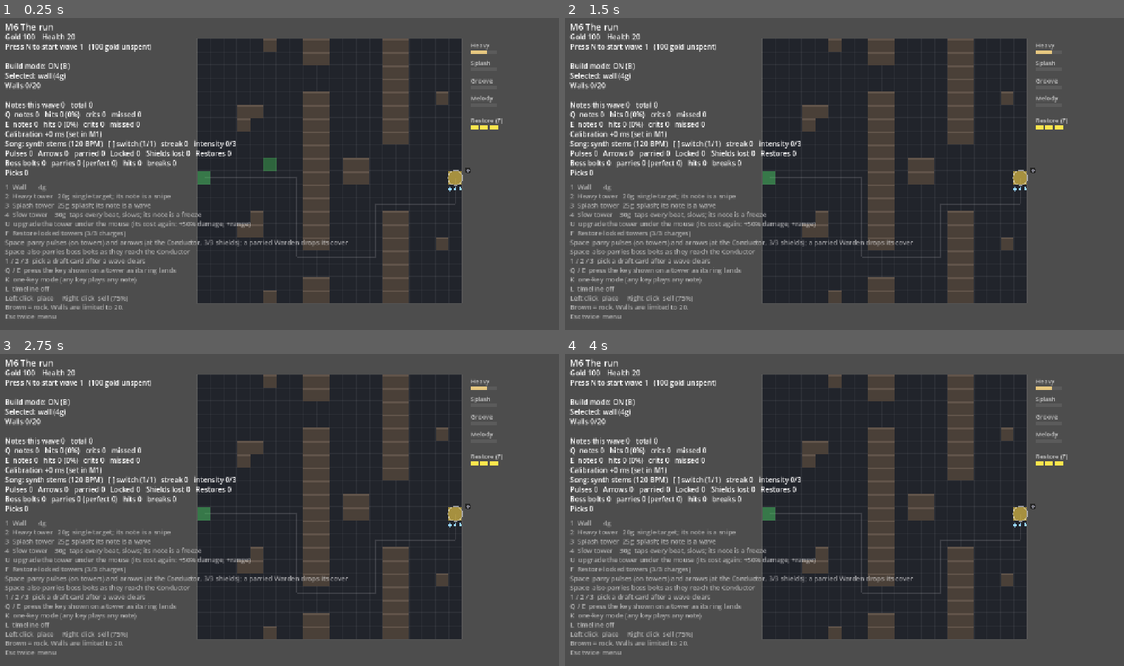
Above: before the commit, frames 1-4 (two rows, left to right).
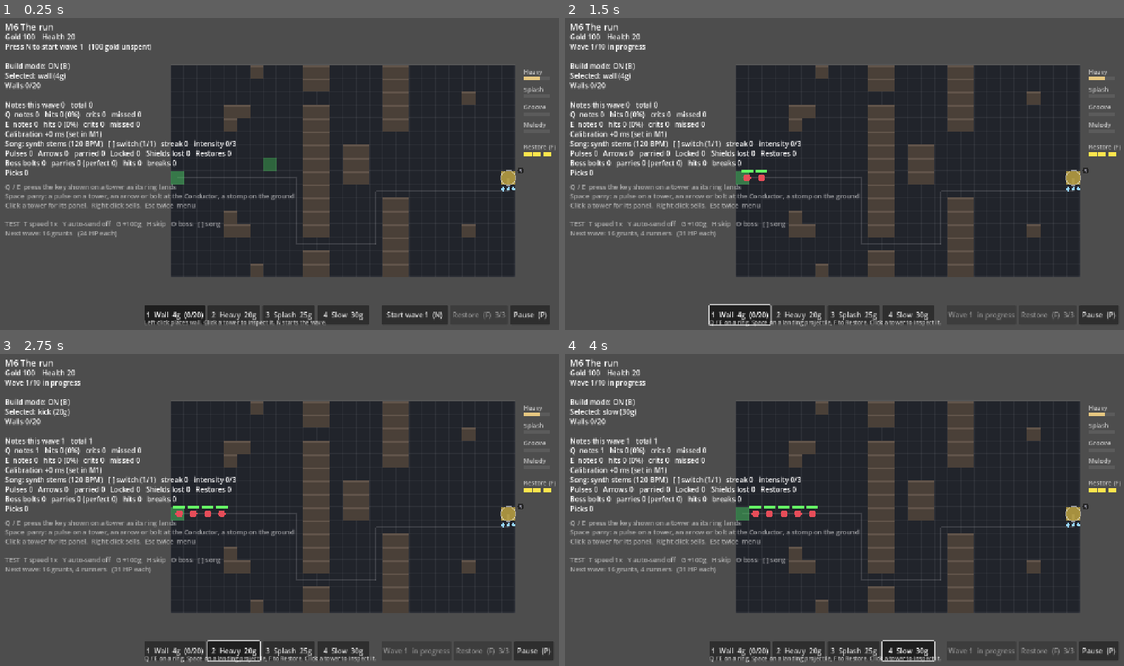
Above: after the commit, the same moments.

Repository: jaredmichaelbench/Goobr-td
Game: Godot game, scene res://m6_run.tscn
The game is run twice, just before and just after one commit, with the same random seed, the same clock (stepped at 60 frames per second) and the same inputs. This scene is started directly instead of the project's main scene.
Inputs (mouse positions are in pixels of both pictures, inside the frame that each line leads up to):
- Up to frame 1 (0.25 s): no input
- Up to frame 2 (1.5 s): click (978, 314) at 0.5 s, where only the run after the commit has a clickable "Start wave 1 (N)"; click (738, 314) at 1.25 s, where only the run after the commit has a clickable "1 Wall 4g (0/20)"
- Up to frame 3 (2.75 s): click (234, 650) at 2 s, where only the run after the commit has a clickable "2 Heavy 20g"
- Up to frame 4 (4 s): click (855, 650) at 2.75 s, where only the run after the commit has a clickable "3 Splash 25g"; click (905, 650) at 3.5 s, where only the run after the commit has a clickable "4 Slow 30g"

The runs differ from the first frame. In frame 1, 26% of the frame differs, in the area x 0-100%, y 6-99%; in frame 2, 26%; in frame 3, 26%; in frame 4, 26%.

Commit message:
M6c: the clickable layer, pause, and a 26x16 landscape board
- HUD CanvasLayer built in code (game/scripts/hud.gd): build bar with
  costs, Start wave, Restore, Pause; click a tower for its panel with
  Upgrade and Sell; draft cards and win/lose screens as buttons. Keys
  still do everything.
- P pauses. BeatClock holds the paused song time itself and re-syncs on
  unpause (stream_paused is dropped by a player with no live playback).
- Grid 26x16, spawn left, goal right, rock map redrawn; hud_left for the
  status column. Help lines hide while a panel is open; the drawn end
  line is gone in M6.
- Docs: D-0036 (UI layer), D-0037 proposed (classic fixed TD camera with
  a slight tilt, 3D, landscape maps, binding at the sim/view split),
  art-direction note, progression review draft, README M6 v2,
  M6-results, tasks (T-021), vision v0.10, backlog, plan.

Co-Authored-By: Claude Fable 5.1 <noreply@anthropic.com>
Claude-Session: https://claude.ai/code/session_01L92Fzbf8i6vmMnAej33eyX

Diff:
--- a/game/scripts/beat_clock.gd
+++ b/game/scripts/beat_clock.gd
@@ -23,6 +23,8 @@
 var _last_raw_pos := 0.0
 var _last_beat := -1
 var _loop_lengths: Array[float] = []  # Every length the reported position can wrap at.
+var _paused := false
+var _paused_time := 0.0  # Song time held while paused.
 
 
 func _ready() -> void:
@@ -52,7 +54,37 @@
 		start()
 
 
+## Pause holds the audio and the song time, so everything timed off it holds
+## too. The time is held here as well as in the audio player, because a player
+## with no live playback (headless, or a stream that stopped) does not keep
+## the pause flag, and song time must not drift while paused.
+func set_paused(paused: bool) -> void:
+	if paused == _paused:
+		return
+	if paused:
+		_paused_time = song_time()
+		_paused = true
+		_player.stream_paused = true
+	else:
+		_player.stream_paused = false
+		_paused = false
+		if _player.playing:
+			var raw := _player.get_playback_position()
+			_offset = _paused_time - raw
+			_last_raw_pos = raw
+		else:
+			_offset = _paused_time
+			_last_raw_pos = 0.0
+			_player.play()
+
+
+func is_paused() -> bool:
+	return _paused
+
+
 ## Mutes only the click (stem 0).
+
+
 func set_muted(muted: bool) -> void:
 	_click_muted = muted
 	_sync.set_sync_stream_volume(0, -80.0 if muted else 0.0)
@@ -107,6 +139,8 @@
 ## stream loops, which with a real song is the song's length rather than one
 ## bar, so on a wrap we add the loop length that best matches where it was.
 func song_time() -> float:
+	if _paused:
+		return _paused_time
 	if not _player.playing:
 		if _last_raw_pos > 0.0:
 			# The stream stopped on its own. Keep the time and carry on.
--- /dev/null
+++ b/game/scripts/hud.gd
@@ -0,0 +1,254 @@
+class_name Hud
+extends CanvasLayer
+## M6c: the clickable layer (D-0036). Plain Godot Controls built in code, on
+## top of the drawn board. Build bar at the bottom, tower panel at the left,
+## draft cards and the run screen in the middle. Keys still work for all of it.
+
+var game: Node2D
+var build_buttons := {}  # type -> Button
+var wave_button: Button
+var restore_button: Button
+var pause_button: Button
+var panel: PanelContainer
+var panel_title: Label
+var panel_body: Label
+var upgrade_button: Button
+var sell_button: Button
+var draft_box: CenterContainer
+var draft_title: Label
+var draft_buttons: Array[Button] = []
+var end_box: CenterContainer
+var end_title: Label
+var end_body: Label
+var endless_button: Button
+var tip: Label
+var _bar: HBoxContainer
+
+
+func _init(target: Node2D) -> void:
+	game = target
+	layer = 5
+
+
+func _ready() -> void:
+	# Build bar.
+	var bar := HBoxContainer.new()
+	bar.name = "BuildBar"
+	bar.add_theme_constant_override("separation", 6)
+	add_child(bar)
+	_bar = bar
+	for type in game.builds:
+		var b := Button.new()
+		b.custom_minimum_size = Vector2(118, 44)
+		b.toggle_mode = true
+		b.pressed.connect(func(): game.selected = type; game.build_mode = true; _refresh())
+		bar.add_child(b)
+		build_buttons[type] = b
+	var gap := Control.new()
+	gap.custom_minimum_size = Vector2(16, 1)
+	bar.add_child(gap)
+	wave_button = _button(bar, Vector2(150, 44), func(): game.start_wave())
+	restore_button = _button(bar, Vector2(130, 44), func(): game._press_restore())
+	pause_button = _button(bar, Vector2(90, 44), func(): game.toggle_pause())
+
+	# Tower panel.
+	panel = PanelContainer.new()
+	panel.custom_minimum_size = Vector2(330, 0)
+	add_child(panel)
+	var vb := VBoxContainer.new()
+	panel.add_child(vb)
+	panel_title = Label.new()
+	panel_title.add_theme_font_size_override("font_size", 18)
+	vb.add_child(panel_title)
+	panel_body = Label.new()
+	panel_body.autowrap_mode = TextServer.AUTOWRAP_WORD_SMART
+	panel_body.custom_minimum_size = Vector2(310, 0)
+	vb.add_child(panel_body)
+	var row := HBoxContainer.new()
+	row.add_theme_constant_override("separation", 8)
+	vb.add_child(row)
+	upgrade_button = _button(row, Vector2(140, 36), func(): game.upgrade(game.selected_cell))
+	sell_button = _button(row, Vector2(120, 36), func(): game.sell(game.selected_cell))
+
+	# Draft.
+	draft_box = CenterContainer.new()
+	draft_box.set_anchors_and_offsets_preset(Control.PRESET_FULL_RECT)
+	draft_box.mouse_filter = Control.MOUSE_FILTER_IGNORE
+	add_child(draft_box)
+	var dp := PanelContainer.new()
+	draft_box.add_child(dp)
+	var dv := VBoxContainer.new()
+	dv.add_theme_constant_override("separation", 10)
+	dp.add_child(dv)
+	draft_title = Label.new()
+	draft_title.add_theme_font_size_override("font_size", 18)
+	draft_title.add_theme_color_override("font_color", Color(1.0, 0.9, 0.3))
+	dv.add_child(draft_title)
+	var cards := HBoxContainer.new()
+	cards.add_theme_constant_override("separation", 12)
+	dv.add_child(cards)
+	for i in 3:
+		var b := Button.new()
+		b.custom_minimum_size = Vector2(230, 170)
+		b.alignment = HORIZONTAL_ALIGNMENT_LEFT
+		b.autowrap_mode = TextServer.AUTOWRAP_WORD_SMART
+		b.text_overrun_behavior = TextServer.OVERRUN_NO_TRIMMING
+		b.pressed.connect(func(): game._pick(i))
+		cards.add_child(b)
+		draft_buttons.append(b)
+
+	# Run over.
+	end_box = CenterContainer.new()
+	end_box.set_anchors_and_offsets_preset(Control.PRESET_FULL_RECT)
+	end_box.mouse_filter = Control.MOUSE_FILTER_IGNORE
+	add_child(end_box)
+	var ep := PanelContainer.new()
+	end_box.add_child(ep)
+	var ev := VBoxContainer.new()
+	ev.add_theme_constant_override("separation", 8)
+	ep.add_child(ev)
+	end_title = Label.new()
+	end_title.add_theme_font_size_override("font_size", 22)
+	ev.add_child(end_title)
+	end_body = Label.new()
+	end_body.custom_minimum_size = Vector2(640, 0)
+	end_body.autowrap_mode = TextServer.AUTOWRAP_WORD_SMART
+	ev.add_child(end_body)
+	var er := HBoxContainer.new()
+	er.add_theme_constant_override("separation", 8)
+	ev.add_child(er)
+	_button(er, Vector2(150, 40), func(): game.reset()).text = "Run again  (R)"
+	endless_button = _button(er, Vector2(170, 40), func(): game.start_wave())
+	endless_button.text = "Keep going  (N)"
+	_button(er, Vector2(110, 40), func(): game.get_tree().change_scene_to_file("res://menu.tscn")).text = "Menu"
+
+	# One-line tip under the bar.
+	tip = Label.new()
+	tip.add_theme_font_size_override("font_size", 13)
+	tip.modulate = Color(1, 1, 1, 0.7)
+	add_child(tip)
+	_refresh()
+
+
+func _button(parent: Control, size: Vector2, on_press: Callable) -> Button:
+	var b := Button.new()
+	b.custom_minimum_size = size
+	b.pressed.connect(on_press)
+	parent.add_child(b)
+	return b
+
+
+## Lays the controls out for the current window: bar along the bottom right
+## of the panel, tip under the bar, tower panel bottom left above the message
+## line. Cheap, so it runs every frame and follows any resize.
+func _layout() -> void:
+	var view := get_viewport().get_visible_rect().size
+	var x := maxf(340.0, game.hud_left + (view.x - game.hud_left) * 0.5 - _bar.size.x * 0.5)
+	_bar.position = Vector2(x, view.y - 56)
+	tip.position = Vector2(x, view.y - 10 - 16)
+	panel.position = Vector2(24, view.y - 60 - panel.size.y)
+
+
+func _process(_delta: float) -> void:
+	_layout()
+	_refresh()
+
+
+func _refresh() -> void:
+	var playing: bool = game.state == "playing"
+	for type in build_buttons:
+		var b: Button = build_buttons[type]
+		var spec: Dictionary = game.builds[type]
+		var key := ""
+		for k in game.build_keys:
+			if game.build_keys[k] == type:
+				key = OS.get_keycode_string(k)
+		var label: String = type.capitalize() if not {"kick": "Heavy", "bass": "Splash", "slow": "Slow"}.has(type) else {"kick": "Heavy", "bass": "Splash", "slow": "Slow"}[type]
+		b.text = "%s  %s  %dg" % [key, label, spec["cost"]]
+		b.button_pressed = game.selected == type and game.build_mode
+		b.disabled = not playing or game.gold < spec["cost"]
+		if type == "wall" and game.wall_limit > 0:
+			b.text += "  (%d/%d)" % [game.wall_count(), game.wall_limit]
+	wave_button.text = ("Wave %d  in progress" % game.wave) if game.wave_active else ("Start wave %d  (N)" % (game.wave + 1))
+	wave_button.disabled = game.wave_active or not playing or game.get("drafting") == true
+	restore_button.text = "Restore  (F)  %d/%d" % [game.restore_charges, game.RESTORE_CHARGES]
+	restore_button.disabled = not playing or game.restore_charges <= 0 or game.suppressed.is_empty()
+	pause_button.text = "Resume  (P)" if game.paused else "Pause  (P)"
+	pause_button.disabled = not playing
+
+	# Tower panel.
+	var cell: Vector2i = game.selected_cell
+	var show: bool = game.structures.has(cell)
+	panel.visible = show
+	if show:
+		var s: Dictionary = game.structures[cell]
+		var type: String = s["type"]
+		if type == "wall":
+			panel_title.text = "Wall"
+			panel_body.text = "Blocks the path. Creeps reroute live.\nSell refunds 75%."
+			upgrade_button.visible = false
+		else:
+			var spec: Dictionary = game.tower_spec(cell)
+			var names := {"kick": "Heavy tower", "bass": "Splash tower", "slow": "Slow tower"}
+			var notes := {"kick": "Snipe: x4 damage (x8 Perfect) at the creep nearest the Conductor, anywhere.", "bass": "Wave: x2 (x4 Perfect) on everything within 2 tiles of the target.", "slow": "Freeze: x2 (x4 Perfect) within 2 tiles and holds them a beat (two on a Perfect)."}
+			panel_title.text = "%s%s" % [names.get(type, type), "  (upgraded)" if s.get("tier", 0) >= 1 else ""]
+			var body := "Damage %.0f   Range %.1f   Every %.2f s" % [spec["damage"], spec["range"], spec["cooldown"]]
+			if spec.get("splash", 0.0) > 0.0:
+				body += "   Splash %.1f" % spec["splash"]
+			if spec.has("slow"):
+				body += "   Slows %.1f s" % spec["slow"]
+			body += "\nIts note: " + notes.get(type, "")
+			if game.suppressed.has(cell):
+				body += "\nLOCKED for %.1f s. F to Restore." % game.suppressed[cell]
+			elif game.immune.has(cell):
+				body += "\nShielded from locks for %.1f s." % game.immune[cell]
+			panel_body.text = body
+			upgrade_button.visible = true
+			if s.get("tier", 0) >= 1:
+				upgrade_button.text = "Upgraded"
+				upgrade_button.disabled = true
+			else:
+				upgrade_button.text = "Upgrade  %dg  (U)" % game.upgrade_cost(cell)
+				upgrade_button.disabled = game.gold < game.upgrade_cost(cell) or not playing
+		sell_button.text = "Sell  +%dg" % int(s.get("paid", game.builds[type]["cost"]) * game.SELL_REFUND)
+		sell_button.disabled = not playing
+
+	# Draft.
+	var drafting: bool = game.get("drafting") == true
+	draft_box.visible = drafting
+	if drafting:
+		draft_title.text = "WAVE %d CLEAR   pick one, then build and start the next wave" % game.wave
+		for i in 3:
+			var b := draft_buttons[i]
+			b.visible = i < game.draft.size()
+			if i < game.draft.size():
+				var card: Dictionary = game.CARDS[game.draft[i]]
+				var kind: String = "PLAIN" if card["type"] == "plain" else ("ALTERING, once per run" if card["type"] == "altering" else "LOCKED PICK")
+				var text: String = "%d   %s\n%s\n\n%s" % [i + 1, card["name"], kind, card["text"]]
+				if card["type"] == "conditional":
+					text += "\n\nUnlocks if you " + card["condition"]
+				b.text = text
+				b.modulate = Color(0.85, 0.85, 0.9) if card["type"] == "plain" else (Color(1.0, 0.8, 0.5) if card["type"] == "altering" else Color(0.75, 0.8, 1.0))
+
+	# Run over.
+	end_box.visible = not playing
+	if not playing:
+		var lines: Array = game.run_lines()
+		end_title.text = lines[0]
+		end_body.text = "\n".join(lines.slice(1))
+		end_title.add_theme_color_override("font_color", Color(1.0, 0.9, 0.3) if game.state == "won" else Color(1, 0.5, 0.5))
+		endless_button.visible = game.state == "won"
+
+	tip.text = _tip()
+
+
+func _tip() -> String:
+	if game.get("drafting") == true:
+		return "Pick a card: click it or press 1, 2, 3."
+	if game.paused:
+		return "Paused. P or the button resumes."
+	if game.structures.has(game.selected_cell):
+		return "Click the board to place; click a tower to inspect it; right click sells."
+	if game.wave_active:
+		return "Q / E on a ring, Space on a landing projectile, F to Restore. Click a tower to inspect it."
+	return "Left click places %s. Click a tower to inspect it. N starts the wave." % game.selected
--- a/game/scripts/m2_maze.gd
+++ b/game/scripts/m2_maze.gd
@@ -12,10 +12,10 @@
 ##
 ## Towers fire on simple cooldowns here. M3 moves them onto the beat.
 
-const GRID_SIZE := Vector2i(20, 20)
+const GRID_SIZE := Vector2i(26, 16)  # Wider than tall: boards read horizontal (Jared, 2026-10-25).
 const TILE := 30.0
-const SPAWN := Vector2i(0, 10)
-const GOAL := Vector2i(19, 10)
+const SPAWN := Vector2i(0, 8)
+const GOAL := Vector2i(25, 8)
 const LAST_WAVE := 10
 const START_GOLD := 150
 const START_HEALTH := 20
@@ -52,6 +52,9 @@
 var _message_time := 0.0
 var _origin := Vector2.ZERO
 var endless := false
+var paused := false  # P. The sim and the clock hold.
+var hud_left := 120.0  # Pixels the board is pushed right to leave room for the HUD column.
+var selected_cell := Vector2i(-1, -1)  # A tower picked with the mouse (M6 panel), or (-1, -1).
 # Map and balance knobs. M2 uses a flat map with unlimited walls; later
 # milestones override these before _ready().
 var terrain := {}  # Vector2i -> true. Rock: no walking, no building.
@@ -207,6 +210,8 @@
 	structures.erase(cell)
 	grid.blocked.erase(cell)
 	grid.rebuild()
+	if selected_cell == cell:
+		selected_cell = Vector2i(-1, -1)
 
 
 func wall_count() -> int:
@@ -327,9 +332,10 @@
 func _process(delta: float) -> void:
 	_esc_time = maxf(0.0, _esc_time - delta)
 	# Speed-up runs extra simulation steps so collisions and pathing stay accurate.
-	for i in SPEEDS[speed_index]:
-		step(delta)
-	if auto_send and state == "playing" and not wave_active:
+	if not paused:
+		for i in SPEEDS[speed_index]:
+			step(delta)
+	if auto_send and state == "playing" and not wave_active and not paused:
 		_auto_timer -= delta
 		if _auto_timer <= 0.0:
 			_auto_timer = AUTO_SEND_DELAY
@@ -563,10 +569,10 @@
 		# Fit the diamond beside the HUD: width (W+H)/2 tiles, height (W+H)/4.
 		var n := float(GRID_SIZE.x + GRID_SIZE.y)
 		_iso_w = minf(TILE * 1.5, minf(2.0 * (view.x - 500.0) / n, 4.0 * (view.y - 90.0) / n))
-		var center := Vector2((view.x + 480.0) * 0.5, view.y * 0.5 + 10.0)
+		var center := Vector2((view.x + hud_left * 4.0) * 0.5, view.y * 0.5 + 10.0)
 		_origin = center - Vector2((GRID_SIZE.x - GRID_SIZE.y) * _iso_w * 0.25, n * _iso_w * 0.125)
 	else:
-		_origin = Vector2((view.x - GRID_SIZE.x * TILE) * 0.5 + 120.0, (view.y - GRID_SIZE.y * TILE) * 0.5)
+		_origin = Vector2((view.x - GRID_SIZE.x * TILE) * 0.5 + hud_left, (view.y - GRID_SIZE.y * TILE) * 0.5)
 	var font := ThemeDB.fallback_font
 
 	# Board and route.
@@ -635,6 +641,12 @@
 		if s["splash"] > 0.0:
 			draw_arc(_to_screen(s["to"]), s["splash"] * TILE, 0, TAU, 32, s["color"] * Color(1, 1, 1, a * 0.6), 2.0)
 
+	# The selected tower (M6 panel): a white ring and its range.
+	if structures.has(selected_cell) and tower_spec(selected_cell).has("range"):
+		var sp := _to_screen(Vector2(selected_cell))
+		draw_arc(sp, TILE * 0.5, 0, TAU, 32, Color.WHITE, 2.5)
+		draw_arc(sp, tower_spec(selected_cell)["range"] * TILE, 0, TAU, 64, Color(1, 1, 1, 0.5), 1.5)
+
 	# Hover ghost and range.
 	var hover := cell_at(get_local_mouse_position())
 	if build_mode and grid.in_bounds(hover) and state == "playing":
@@ -659,6 +671,6 @@
 		draw_string(font, Vector2(24, y), line, HORIZONTAL_ALIGNMENT_LEFT, -1, 15, Color(1, 1, 1, 0.55))
 	if _message_time > 0.0:
 		draw_string(font, Vector2(24, view.y - 40), _message, HORIZONTAL_ALIGNMENT_LEFT, -1, 18, Color(1, 0.5, 0.4))
-	if state != "playing":
+	if state != "playing" and get("hud") == null:  # M6 shows this on its run screen instead.
 		var text := "Wave 10 cleared!  N for endless, R to restart" if state == "won" else "The goal fell.  R to try again"
 		draw_string(font, Vector2(_origin.x, _origin.y - 16), text, HORIZONTAL_ALIGNMENT_LEFT, -1, 24, Color(1, 0.85, 0.3))
--- a/game/scripts/m3_song.gd
+++ b/game/scripts/m3_song.gd
@@ -59,26 +59,22 @@
 const TIMELINE_BEHIND := 0.6
 ## '#' = rock. Spawn is the left edge of row 10, the goal the right edge.
 const MAP := [
-	".....#..##....##....",
-	"........##....##....",
-	"..............##....",
-	"..............##....",
-	"........##....##..#.",
-	"...##...##....##....",
-	"...#....##....##....",
-	"........##....##....",
-	"........##..........",
-	"........##.##.......",
-	"........##.##.......",
-	"........##..........",
-	"........##..........",
-	"....#...##....##....",
-	"...##...##....##....",
-	"........##....##..#.",
-	"..............##....",
-	"..............##....",
-	"........##....##....",
-	".....#..##....##....",
+	"......#...##....##........",
+	"..........##....##........",
+	"................##....#...",
+	"....##....##....##........",
+	"....#.....##....##........",
+	"..........##..............",
+	"..........##.##...........",
+	"..........##.##...........",
+	"..........##.##...........",
+	"..........##..............",
+	"..........##....##........",
+	"....#.....##....##........",
+	"....##....##....##....#...",
+	"................##........",
+	"..........##....##........",
+	"......#...##....##........",
 ]
 const START_GOLD_M3 := 100
 const WALL_LIMIT := 20
--- a/game/scripts/m5_boss.gd
+++ b/game/scripts/m5_boss.gd
@@ -370,7 +370,7 @@
 	# Boss health and posture over the board.
 	if boss_alive():
 		var w := board_w * 0.5
-		var x := (get_viewport_rect().size.x + 480.0) * 0.5 - w * 0.5
+		var x := _origin.x + board_w * 0.5 - w * 0.5
 		var y := 14.0
 		draw_rect(Rect2(x, y, w, 10), Color(1, 1, 1, 0.1))
 		draw_rect(Rect2(x, y, w * clampf(boss["hp"] / boss["max_hp"], 0.0, 1.0), 10), Color(0.9, 0.25, 0.4))
--- a/game/scripts/m6_run.gd
+++ b/game/scripts/m6_run.gd
@@ -50,15 +50,46 @@
 var m6_stats := {"stomps": 0, "stomp_parries": 0, "stomp_hits": 0, "unlocked": 0, "lost": 0}
 
 
+var hud: Hud
+
+
 func _ready() -> void:
 	super._ready()
 	title = "M6 The run"
 	rng.randomize()
 	_last_gold = gold
+	hud_left = 150.0
+	hud = Hud.new(self)
+	add_child(hud)
+
+
+func toggle_pause() -> void:
+	if state != "playing":
+		return
+	paused = not paused
+	clock.set_paused(paused)
+	_show_feedback("PAUSED" if paused else "", Color(1, 1, 1, 0.7))
+
+
+## The run screen's lines; the HUD shows them.
+func run_lines() -> Array[String]:
+	var won := state == "won"
+	return [
+		"RUN COMPLETE   the Conductor stands" if won else "RUN OVER   the Conductor fell on wave %d" % wave,
+		"Time %d:%02d   Health %d/%d   Gold earned %d" % [int(run_time) / 60, int(run_time) % 60, health, START_HEALTH, gold_earned],
+		"Notes %d hit of %d (%d%%)   Perfects %d" % [stat_total("hits"), stat_total("notes"), int(100.0 * stat_total("hits") / maxi(stat_total("notes"), 1)), stat_total("perfects")],
+		"Parries %d of %d   Towers locked %d   Shields lost %d   Restores %d" % [m4_stats["parried"] + m5_stats["parries"], m4_stats["pulses"] + m4_stats["arrows"] + m5_stats["bolts"] + m6_stats["stomps"], m4_stats["suppressed"], m4_stats["shields_lost"], m4_stats["restores"]],
+		"Boss: %d bolts, %d stomps, %d breaks" % [m5_stats["bolts"], m6_stats["stomps"], m5_stats["breaks"]],
+		"Picks: %s" % (", ".join(picks.map(func(id): return CARDS[id]["name"])) if not picks.is_empty() else "none"),
+	]
 
 
 func reset() -> void:
 	super.reset()
+	if paused:
+		paused = false
+		clock.set_paused(false)
+	selected_cell = Vector2i(-1, -1)
 	drafting = false
 	draft.clear()
 	taken.clear()
@@ -214,11 +245,26 @@
 
 
 func _unhandled_input(event: InputEvent) -> void:
-	if drafting and event is InputEventKey and event.pressed and not event.echo:
-		var keys := [KEY_1, KEY_2, KEY_3]
-		if keys.has(event.keycode):
-			_pick(keys.find(event.keycode))
+	if event is InputEventKey and event.pressed and not event.echo:
+		if drafting and [KEY_1, KEY_2, KEY_3].has(event.keycode):
+			_pick([KEY_1, KEY_2, KEY_3].find(event.keycode))
 			return
+		if event.keycode == KEY_P:
+			toggle_pause()
+			return
+		if event.keycode == KEY_U and structures.has(selected_cell) and state == "playing":
+			upgrade(selected_cell)
+			return
+	if paused and not (event is InputEventKey and event.keycode == KEY_ESCAPE):
+		return
+	# Left click on a tower or wall selects it for the panel; elsewhere it builds.
+	if event is InputEventMouseButton and event.pressed and event.button_index == MOUSE_BUTTON_LEFT and state == "playing":
+		var cell := cell_at(event.position)
+		if structures.has(cell):
+			selected_cell = cell
+			return
+		if _on_board(event.position):
+			selected_cell = Vector2i(-1, -1)
 	super._unhandled_input(event)
 
 
@@ -363,77 +409,6 @@
 		for cell in _stomp_targets(st["pos"]):
 			draw_arc(_to_screen(Vector2(cell)), TILE * 0.5, 0, TAU, 32, Color(1, 0.35, 0.5, 0.5 + 0.5 * frac), 2.0)
 
-	var view := get_viewport_rect().size
-	# The draft: three cards over the board.
-	if drafting:
-		var w := 230.0
-		var h := 150.0
-		var total := draft.size() * w + (draft.size() - 1) * 16.0
-		var x0 := _origin.x + GRID_SIZE.x * TILE * 0.5 - total * 0.5
-		var y0 := _origin.y + GRID_SIZE.y * TILE * 0.5 - h * 0.5
-		draw_rect(Rect2(x0 - 20, y0 - 50, total + 40, h + 80), Color(0.05, 0.05, 0.07, 0.92))
-		draw_string(font, Vector2(x0, y0 - 22), "WAVE %d CLEAR   pick one (1, 2, 3), then build and press N" % wave, HORIZONTAL_ALIGNMENT_LEFT, -1, 17, Color(1.0, 0.9, 0.3))
-		for i in draft.size():
-			var card: Dictionary = CARDS[draft[i]]
-			var x := x0 + i * (w + 16.0)
-			var tint := Color(0.75, 0.75, 0.8)
-			if card["type"] == "altering":
-				tint = Color(1.0, 0.75, 0.4)
-			elif card["type"] == "conditional":
-				tint = Color(0.7, 0.7, 1.0)
-			draw_rect(Rect2(x, y0, w, h), Color(0.12, 0.12, 0.16))
-			draw_rect(Rect2(x, y0, w, h), tint, false, 2.0)
-			draw_string(font, Vector2(x + 12, y0 + 28), "%d   %s" % [i + 1, card["name"]], HORIZONTAL_ALIGNMENT_LEFT, -1, 18, tint)
-			draw_string(font, Vector2(x + 12, y0 + 50), card["type"].to_upper() if card["type"] != "conditional" else "LOCKED PICK", HORIZONTAL_ALIGNMENT_LEFT, -1, 11, Color(1, 1, 1, 0.5))
-			var lines := _wrap(font, card["text"], 14, w - 24)
-			var y := y0 + 78
-			for line in lines:
-				draw_string(font, Vector2(x + 12, y), line, HORIZONTAL_ALIGNMENT_LEFT, -1, 14, Color(1, 1, 1, 0.9))
-				y += 18
-			if card["type"] == "conditional":
-				for line in _wrap(font, "Unlocks if you " + card["condition"], 12, w - 24):
-					draw_string(font, Vector2(x + 12, y), line, HORIZONTAL_ALIGNMENT_LEFT, -1, 12, Color(0.75, 0.75, 1.0))
-					y += 15
-
-	# Run over: the numbers.
-	if state != "playing":
-		var won := state == "won"
-		var lines: Array[String] = [
-			"RUN COMPLETE   the Conductor stands" if won else "RUN OVER   the Conductor fell on wave %d" % wave,
-			"",
-			"Time %d:%02d   Health %d/%d   Gold earned %d" % [int(run_time) / 60, int(run_time) % 60, health, START_HEALTH, gold_earned],
-			"Notes %d hit of %d (%d%%)   Perfects %d" % [stat_total("hits"), stat_total("notes"), int(100.0 * stat_total("hits") / maxi(stat_total("notes"), 1)), stat_total("perfects")],
-			"Parries %d of %d   Towers locked %d   Shields lost %d   Restores %d" % [m4_stats["parried"] + m5_stats["parries"], m4_stats["pulses"] + m4_stats["arrows"] + m5_stats["bolts"] + m6_stats["stomps"], m4_stats["suppressed"], m4_stats["shields_lost"], m4_stats["restores"]],
-			"Boss: %d bolts, %d stomps, %d breaks" % [m5_stats["bolts"], m6_stats["stomps"], m5_stats["breaks"]],
-			"Picks: %s" % (", ".join(picks.map(func(id): return CARDS[id]["name"])) if not picks.is_empty() else "none"),
-			"",
-			"R  run again" + ("     N  keep going (endless)" if won else ""),
-		]
-		var w := 620.0
-		var h := 40.0 + lines.size() * 24.0
-		var x := _origin.x + GRID_SIZE.x * TILE * 0.5 - w * 0.5
-		var y := _origin.y + GRID_SIZE.y * TILE * 0.5 - h * 0.5
-		draw_rect(Rect2(x, y, w, h), Color(0.05, 0.05, 0.07, 0.94))
-		draw_rect(Rect2(x, y, w, h), Color(1.0, 0.9, 0.3) if won else Color(1, 0.4, 0.4), false, 2.0)
-		for i in lines.size():
-			draw_string(font, Vector2(x + 24, y + 36 + i * 24), lines[i], HORIZONTAL_ALIGNMENT_LEFT, -1, 20 if i == 0 else 15, (Color(1.0, 0.9, 0.3) if won else Color(1, 0.5, 0.5)) if i == 0 else Color.WHITE)
-
-
-func _wrap(font: Font, text: String, size: int, width: float) -> Array[String]:
-	var out: Array[String] = []
-	var line := ""
-	for word in text.split(" "):
-		var trial := word if line == "" else line + " " + word
-		if font.get_string_size(trial, HORIZONTAL_ALIGNMENT_LEFT, -1, size).x > width and line != "":
-			out.append(line)
-			line = word
-		else:
-			line = trial
-	if line != "":
-		out.append(line)
-	return out
-
-
 func status_lines() -> Array[String]:
 	var lines := super.status_lines()
 	var extra := "Picks %d" % picks.size()
@@ -445,7 +420,15 @@
 	return lines
 
 
+## The buttons carry the build and action help now; keep the keys that have none.
 func help_lines() -> Array[String]:
-	var lines := super.help_lines()
-	lines.insert(8, "1 / 2 / 3  pick a draft card after a wave clears")
-	return lines
+	if selected_cell.x >= 0:
+		return []  # The tower panel sits where these go.
+	return [
+		"Q / E  press the key shown on a tower as its ring lands",
+		"Space  parry: a pulse on a tower, an arrow or bolt at the Conductor, a stomp on the ground",
+		"Click a tower for its panel.  Right click sells.  Esc twice  menu",
+		"",
+		"TEST  T speed %dx   Y auto-send %s   G +100g   H skip   O boss   [ ] song" % [SPEEDS[speed_index], "ON" if auto_send else "off"],
+		"Next wave: %s   (%.0f HP each)" % [wave_summary(wave + 1), creep_hp_at(wave + 1)],
+	]
Not shown, changed: docs/backlog/backlog.md
Not shown, changed: docs/decisions/decisions.md
Not shown, changed: docs/notes/art-direction.md
Not shown, added: docs/notes/progression-review-2026-10-25.md
Not shown, changed: docs/prototypes/M6-results.md
Not shown, changed: docs/prototypes/demo-0-plan.md
Not shown, changed: docs/tasks/tasks.md
Not shown, changed: docs/vision/vision.md
Not shown, changed: game/README.md
